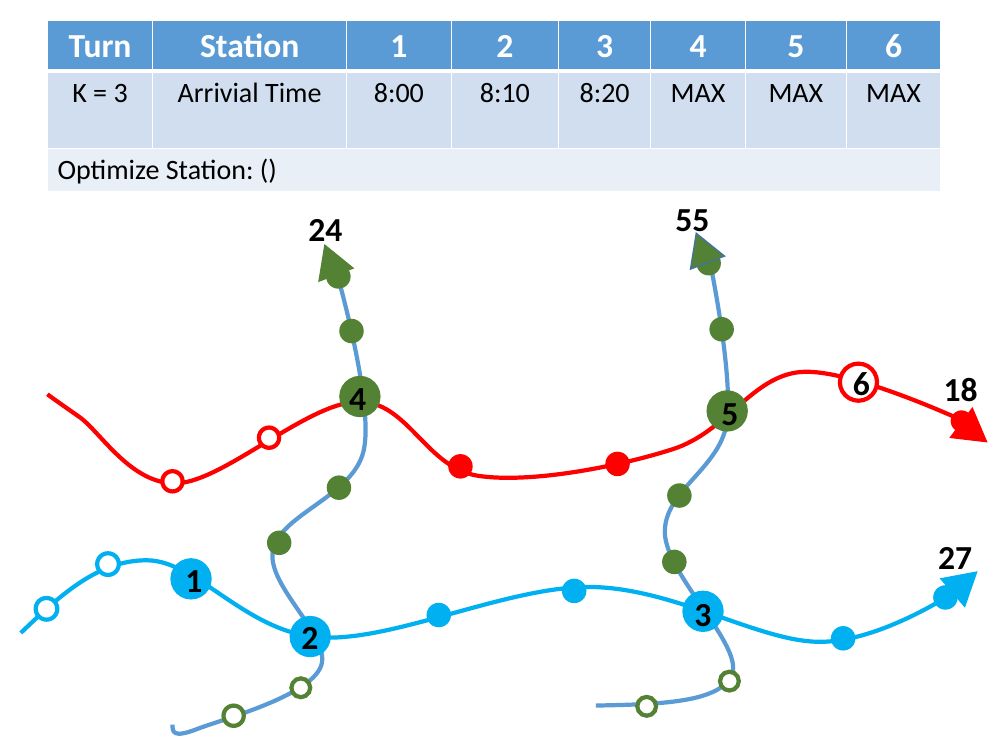
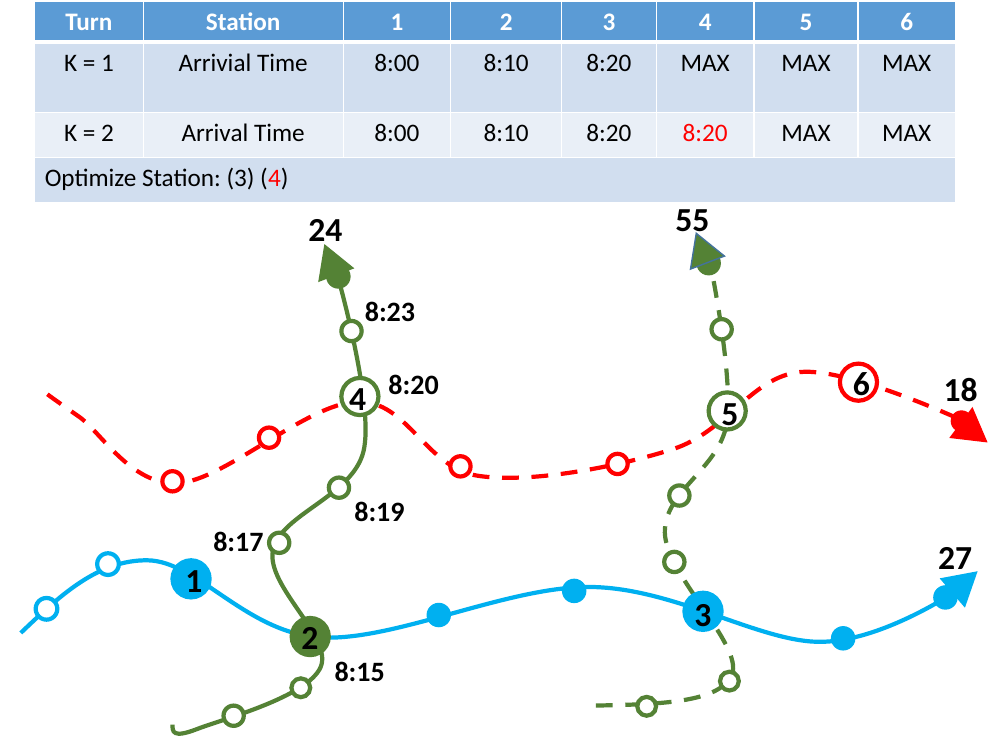
Before and after one commit to hqt/street-router, a slide deck: slide 20 of Document/presentation/raptor.pptx (slide 24 before the commit). Drawn at 1008x756 pixels with LibreOffice and Linux fonts; fonts in the diff are those of the drawing. Boxes give left, top, right and bottom in pixels: in the first picture for what was removed or moved away, otherwise in the second. Text is boxed around its words. In the diff, an @@ line names an element or a change of style, - is before the commit and + after.

```diff
--- a/Document/presentation/raptor.pptx
+++ b/Document/presentation/raptor.pptx
@@ table at (x1=34, y1=1, x2=957, y2=203) @@
-row 2: K = 3 | Arrivial Time | 8:00 | 8:10 | 8:20 | MAX | MAX | MAX
-row 3: Optimize Station: () |  |  |  |  |  |  | 
+row 2: K = 1 | Arrivial Time | 8:00 | 8:10 | 8:20 | MAX | MAX | MAX
+row 3: K = 2 | Arrival Time | 8:00 | 8:10 | 8:20 | 8:20 | MAX | MAX
+row 4: Optimize Station: (3) (4) |  |  |  |  |  |  | 
@@ table resized from (x1=47, y1=20, x2=940, y2=192) to (x1=34, y1=1, x2=957, y2=203) @@
@@ freeform shape at (x1=596, y1=263, x2=733, y2=706): outline #5B9BD5 3 pt to #548235 3 pt dashed @@
@@ freeform shape at (x1=172, y1=280, x2=366, y2=734): outline #5B9BD5 3 pt to #548235 3 pt @@
@@ text added at (x1=365, y1=301, x2=415, y2=322), 20 pt, text #000000, bold @@
+8:23
@@ fill #548235 to #FFFFFF in 8 elements at (x1=269, y1=532, x2=289, y2=552), (x1=329, y1=478, x2=349, y2=498), (x1=664, y1=551, x2=684, y2=572), (x1=669, y1=486, x2=689, y2=506), (x1=342, y1=378, x2=379, y2=415), (x1=709, y1=392, x2=746, y2=429), (x1=342, y1=321, x2=362, y2=341), (x1=712, y1=320, x2=732, y2=340) @@
@@ freeform shape at (x1=47, y1=372, x2=964, y2=484): outline #FF0000 3 pt to #FF0000 3 pt dashed @@
@@ text added at (x1=388, y1=374, x2=438, y2=395), 20 pt, text #000000, bold @@
+8:20
@@ ellipse at (x1=451, y1=457, x2=471, y2=477): fill #FF0000 to #FFFFFF @@
@@ ellipse at (x1=608, y1=454, x2=628, y2=474): fill #FF0000 to #FFFFFF @@
@@ text added at (x1=354, y1=501, x2=404, y2=522), 20 pt, text #000000, bold @@
+8:19
@@ text added at (x1=213, y1=531, x2=263, y2=552), 20 pt, text #000000, bold @@
+8:17
@@ ellipse at (x1=291, y1=618, x2=329, y2=655): fill #00B0F0 to #548235; outline #00B0F0 3 pt to #548235 3 pt @@
@@ text added at (x1=335, y1=661, x2=385, y2=682), 20 pt, text #000000, bold @@
+8:15
```
Also in this commit, not shown: 24 other slides changed, 18 slides added, 5 other files.
